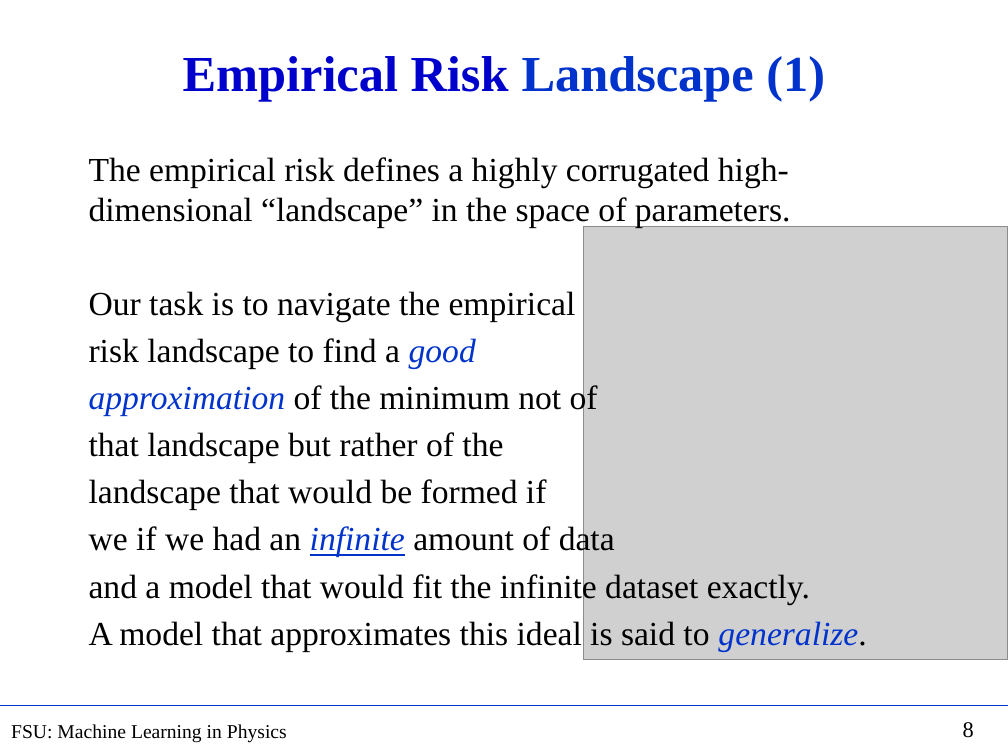
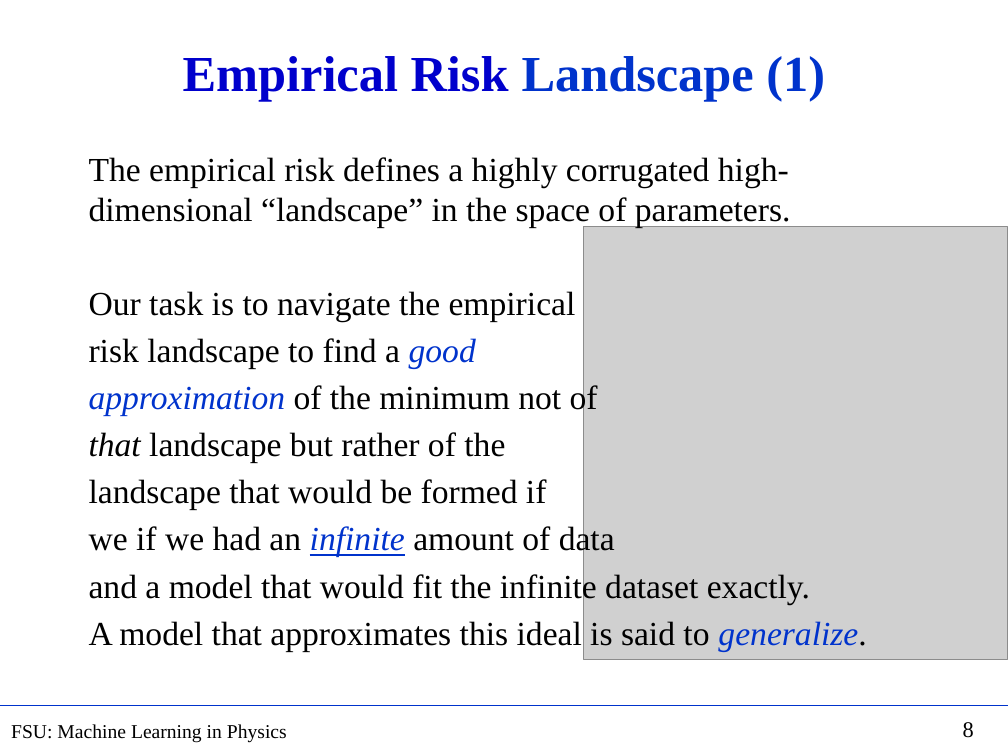
Before and after one commit to hbprosper/mlinphysics, a slide deck: slide 8 of Lectures/01.Foundations/Lecture02.pptx. Drawn at 1008x756 pixels with LibreOffice and Linux fonts; fonts in the diff are those of the drawing; grey boxes stand for pictures. Boxes give left, top, right and bottom in pixels: in the first picture for what was removed or moved away, otherwise in the second. Text is boxed around its words. In the diff, an @@ line names an element or a change of style, - is before the commit and + after.

```diff
--- a/Lectures/01.Foundations/Lecture02.pptx
+++ b/Lectures/01.Foundations/Lecture02.pptx
@@ text at (x1=89, y1=432, x2=505, y2=463): italic on in "that" @@
```
Also in this commit, not shown: 6 slides removed, 8 other files.
